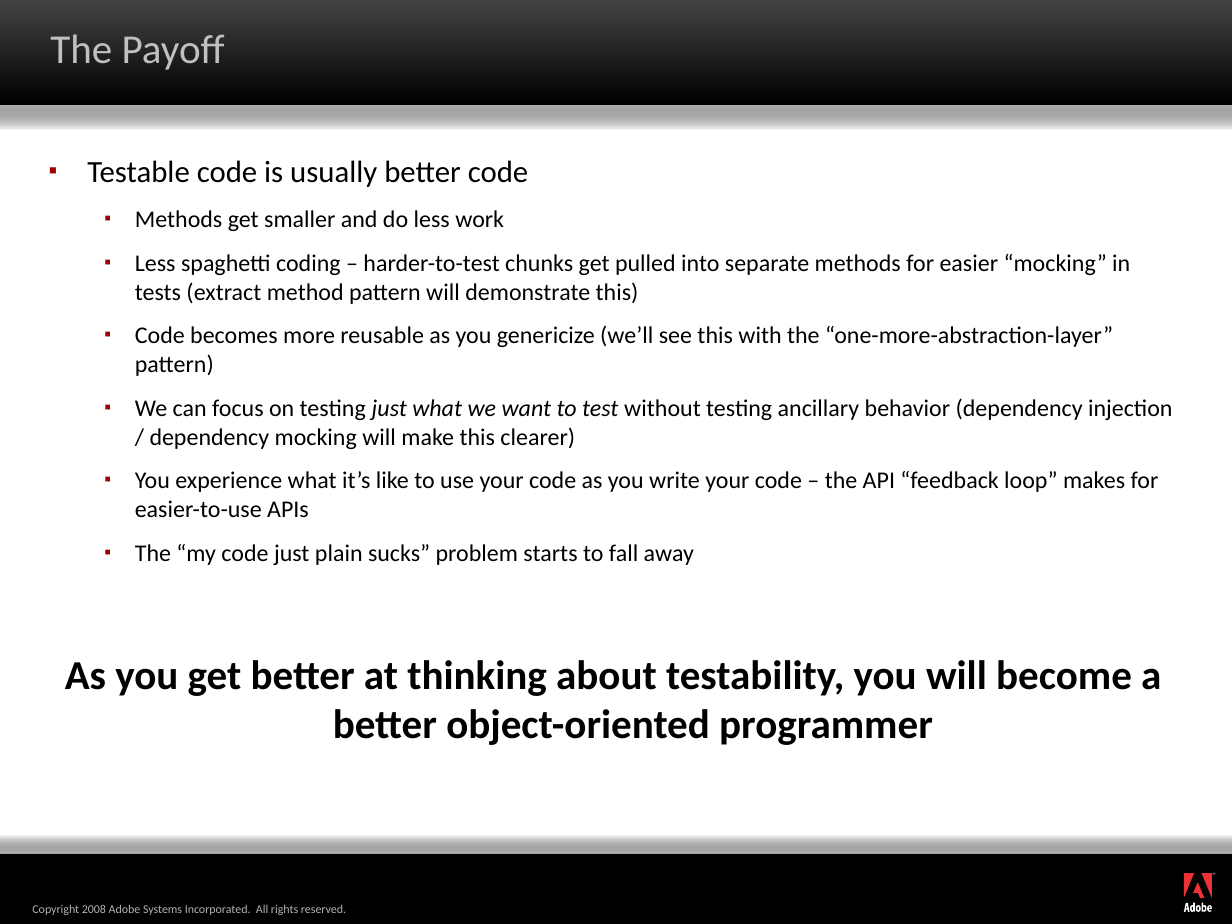
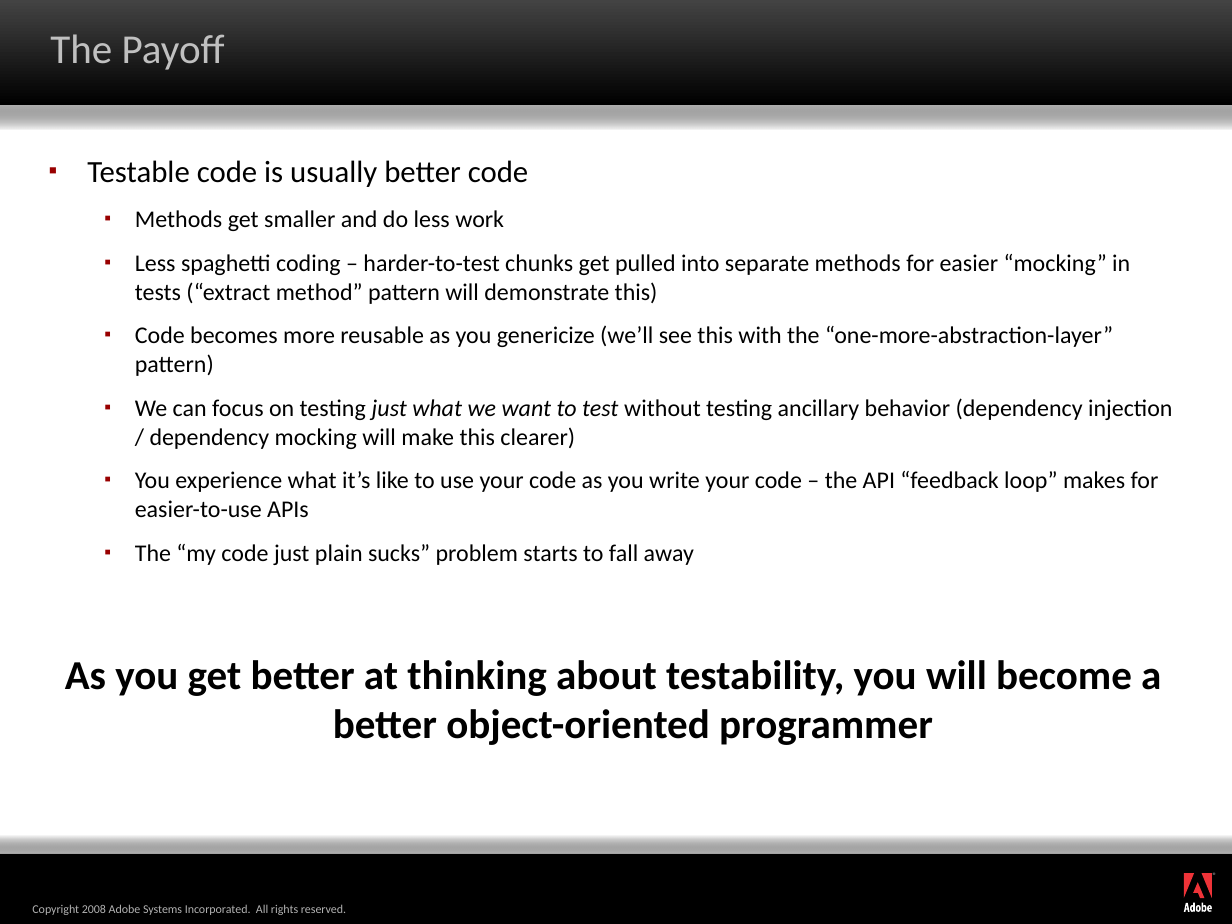
Before and after one commit to marcesher/mxunit-cfmeetups, a slide deck: slide 4 of max08/Marc_Esher_Bill_Shelton_AdvancedPatternsForColdfusionTestAutomation_final.ppt. Drawn at 1232x924 pixels with LibreOffice and Linux fonts; fonts in the diff are those of the drawing; background and template pictures are left out. Boxes give left, top, right and bottom in pixels: in the first picture for what was removed or moved away, otherwise in the second. Text is boxed around its words. In the diff, an @@ line names an element or a change of style, - is before the commit and + after.

```diff
--- a/max08/Marc_Esher_Bill_Shelton_AdvancedPatternsForColdfusionTestAutomation_final.ppt
+++ b/max08/Marc_Esher_Bill_Shelton_AdvancedPatternsForColdfusionTestAutomation_final.ppt
@@ text at [135,254,1130,304]: text changed @@
-  ▪ Less spaghetti coding – harder-to-test chunks get pulled into separate methods for easier “mocking” in tests (extract method pattern will demonstrate this)
+  ▪ Less spaghetti coding – harder-to-test chunks get pulled into separate methods for easier “mocking” in tests (“extract method” pattern will demonstrate this)
```
